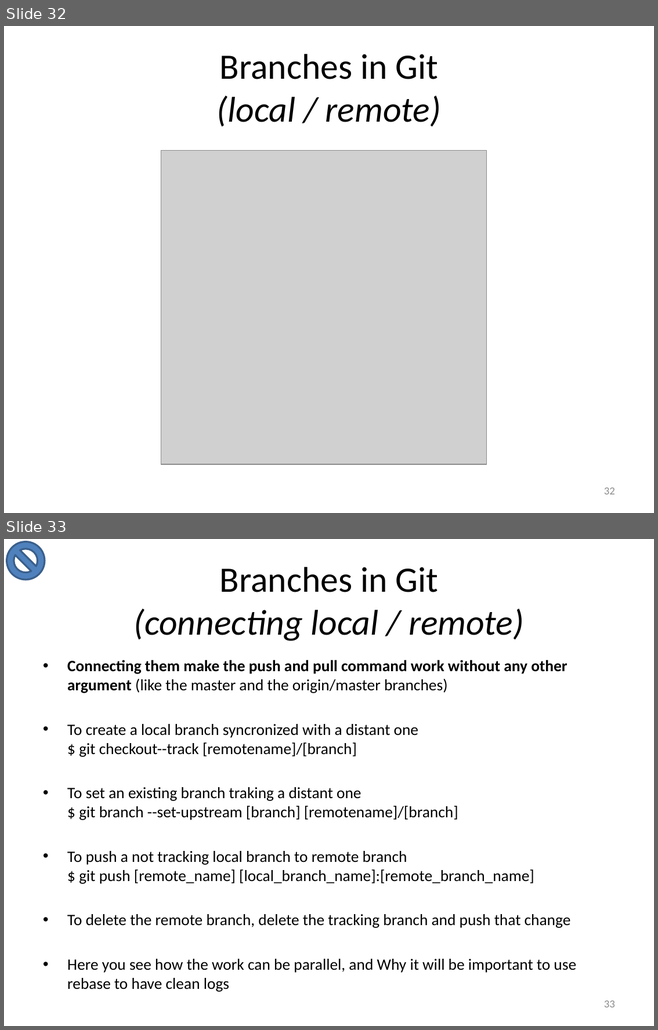
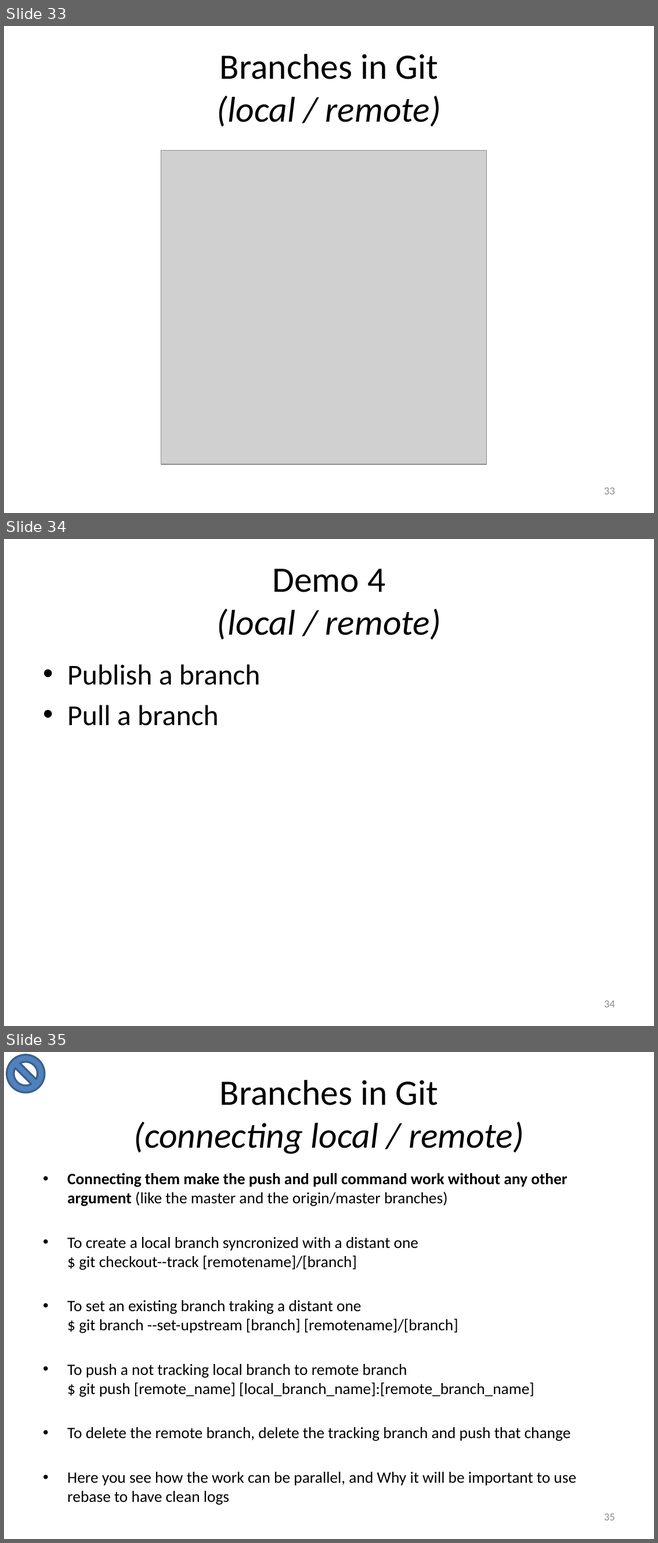
Before and after one commit to adrien59cadri/git_presentation, a slide deck: powerpoint/Nouveau Microsoft PowerPoint Presentation.pptx. Shown one above the other, each under a label of ours: slides 32 and 33 before the commit, slides 33, 34 and 35 after it. The pictures are 658x1030 and 658x1543 pixels, drawn with LibreOffice and Linux fonts; fonts in the diff are those of the drawing; grey boxes stand for pictures. Boxes give left, top, right and bottom in pixels: in the first picture for what was removed or moved away, otherwise in the second. Text is boxed around its words. In the diff, an @@ line names an element or a change of style, - is before the commit and + after.

```diff
--- a/powerpoint/Nouveau Microsoft PowerPoint Presentation.pptx
+++ b/powerpoint/Nouveau Microsoft PowerPoint Presentation.pptx
@@ slide 34 added at [4,539,654,1026], background #FFFFFF @@
@@ title added at [217,569,441,640], 39.6 pt, text #000000, italic @@
+Demo 4
+(local / remote)
@@ text added at [67,664,260,726], 32 pt, text #000000 @@
+• Publish a branch
+• Pull a branch
@@ page number added at [604,1001,615,1008], 12 pt, text #8C8C8C @@
+34
@@ what was slide 32 is now slide 33 @@
@@ page number at [604,488,615,495]: text changed @@
-32
+33
@@ what was slide 33 is now slide 35 @@
@@ page number at [604,1514,615,1521]: text changed @@
-33
+35
```
Also in this commit, not shown: 1 slide changed, 1 other slide added.
